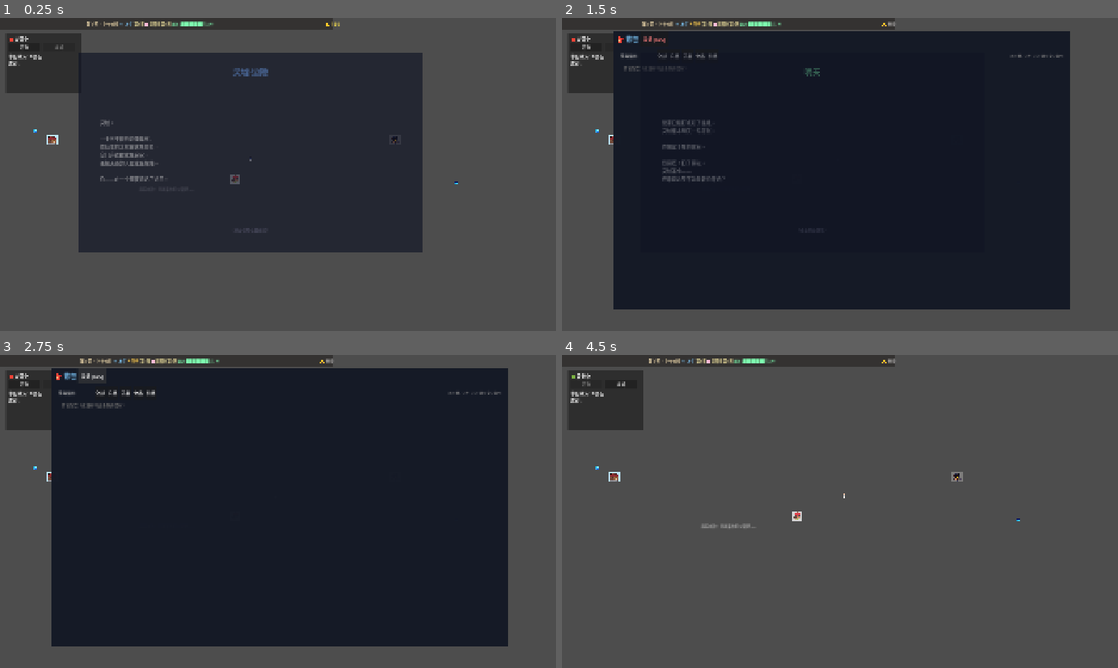
Above: before the commit, frames 1-4 (two rows, left to right).
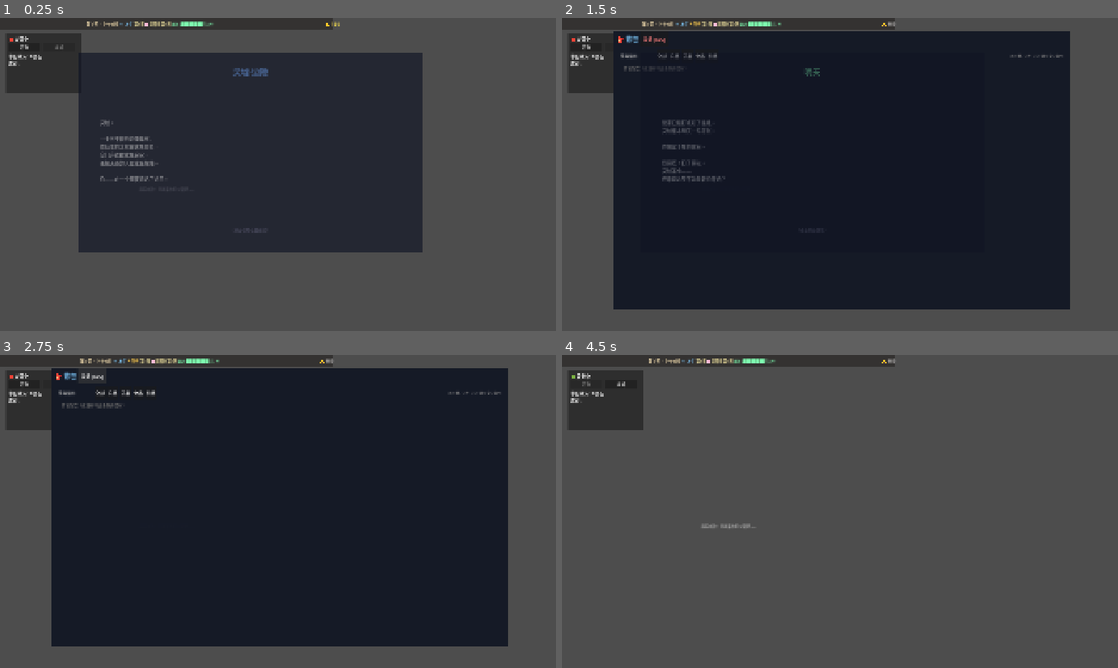
Above: after the commit, the same moments.

Repository: AnQi03/lingxu-traveler
Game: Godot game, scene res://scenes/main.tscn
The game is run twice, just before and just after one commit, with the same random seed, the same clock (stepped at 60 frames per second) and the same inputs.
Inputs (mouse positions are in pixels of both pictures, inside the frame that each line leads up to):
- Up to frame 1 (0.25 s): no input
- Up to frame 2 (1.5 s): tap Enter at 0.5 s; move the mouse to (962, 158) at 0.52 s; hold D 0.53-1.25 s; tap E at 0.6 s; click (962, 158) at 0.67 s; tap Space at 0.77 s; drag from (728, 190) to (812, 237) at 1.27 s
- Up to frame 3 (2.75 s): click "关闭 [ESC]" at 2 s
- Up to frame 4 (4.5 s): click "开张" at 2.75 s; click "收摊" at 3.5 s; tap Space at 4.25 s; move the mouse to (895, 442) at 4.27 s; hold D from 4.28 s (still down); tap Tab at 4.35 s

The runs differ from the first frame. In frame 1, 0.1% of the frame differs, in the area x 6-83%, y 35-54%; in frame 2, less than 0.1%; in frame 3, less than 0.1%; in frame 4, 0.2%.
Error before the commit: Parse Error: Cannot infer the type of "tile_data" variable because the value doesn't have a set type. (res://scripts/MapManager.gd:141)

Commit message:
fix: TileData引用直接改，移除虚构的set_tile_data

Diff:
--- a/scripts/MapManager.gd
+++ b/scripts/MapManager.gd
@@ -133,20 +133,23 @@
 	_tileset.add_physics_layer(0)  # collision
 	_tileset.add_physics_layer(1)  # decoration occlusion
 
-	# 水和悬崖 → 设置碰撞
+	# 水和悬崖 → 设置碰撞（直接修改 TileData 引用，无需 set 回去）
 	for terrain_id in [Terrain.WATER, Terrain.CLIFF]:
 		var sid: int = _terrain_source.get(terrain_id, -1)
 		if sid < 0:
 			continue
-		var tile_data := _tileset.get_source(sid).get_tile_data(Vector2i(0, 0), 0)
+		var tile_data: TileData = _tileset.get_source(sid).get_tile_data(Vector2i(0, 0), 0)
 		if not tile_data:
-			tile_data = TileData.new()
-		tile_data.set_collision_polygon_one_way(0, false)
-		var rect_shape := RectangleShape2D.new()
-		rect_shape.size = Vector2(TILE_SIZE, TILE_SIZE)
-		tile_data.add_collision_polygon(0)
-		tile_data.set_collision_shape(0, 0, rect_shape)
-		_tileset.get_source(sid).set_tile_data(Vector2i(0, 0), 0, tile_data)
+			continue
+		# 矩形碰撞 → 4个顶点 polygon
+		var poly := PackedVector2Array([
+			Vector2(0, 0),
+			Vector2(TILE_SIZE, 0),
+			Vector2(TILE_SIZE, TILE_SIZE),
+			Vector2(0, TILE_SIZE),
+		])
+		tile_data.set_collision_polygons_count(0, 1)
+		tile_data.set_collision_polygon_points(0, 0, poly)
 
 	print("MapManager: TileSet 创建完毕，%d 种地形" % tex_paths.size())
 
@@ -393,7 +396,7 @@
 ## 获取锚点的世界坐标（像素）
 func get_world_pos(anchor_key: String) -> Vector2:
 	if ANCHORS.has(anchor_key):
-		var tile_pos := ANCHORS[anchor_key]
+		var tile_pos: Vector2i = ANCHORS[anchor_key]
 		return Vector2(tile_pos.x * TILE_SIZE + TILE_SIZE / 2, tile_pos.y * TILE_SIZE + TILE_SIZE / 2)
 	return Vector2.ZERO
 
